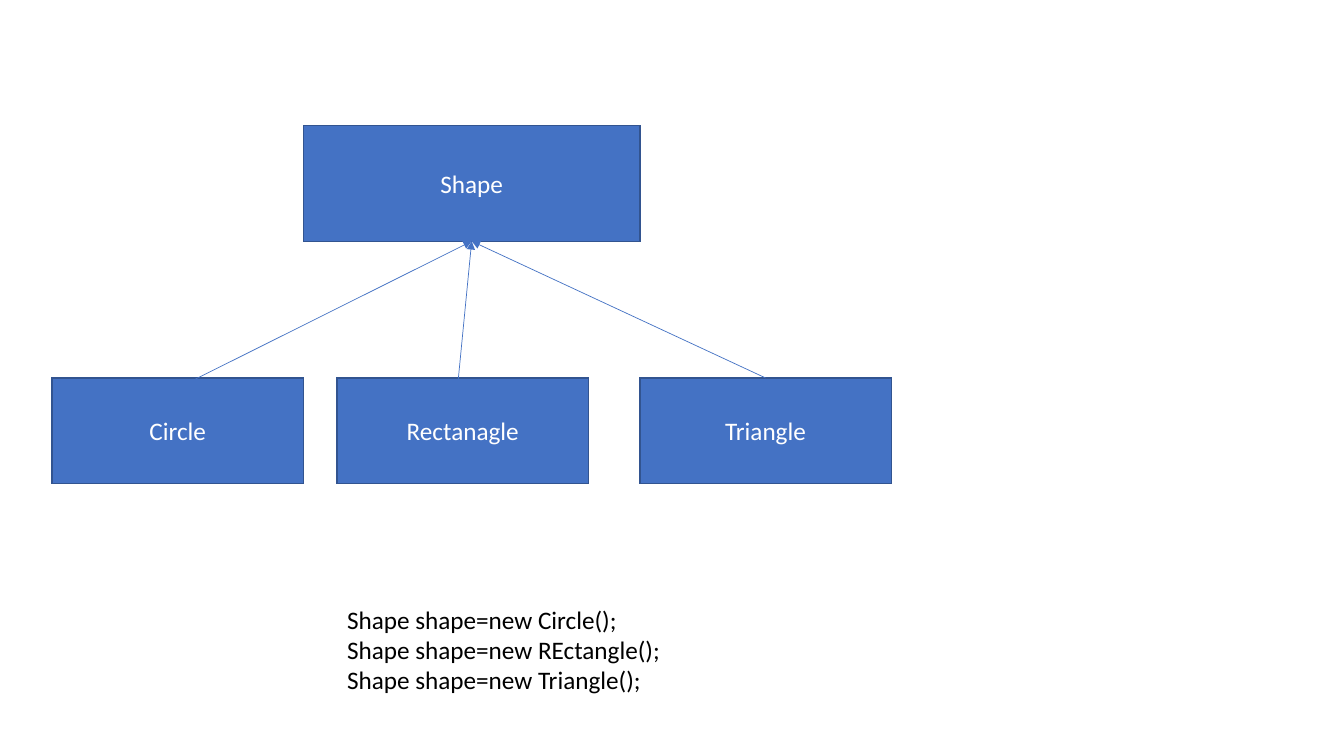
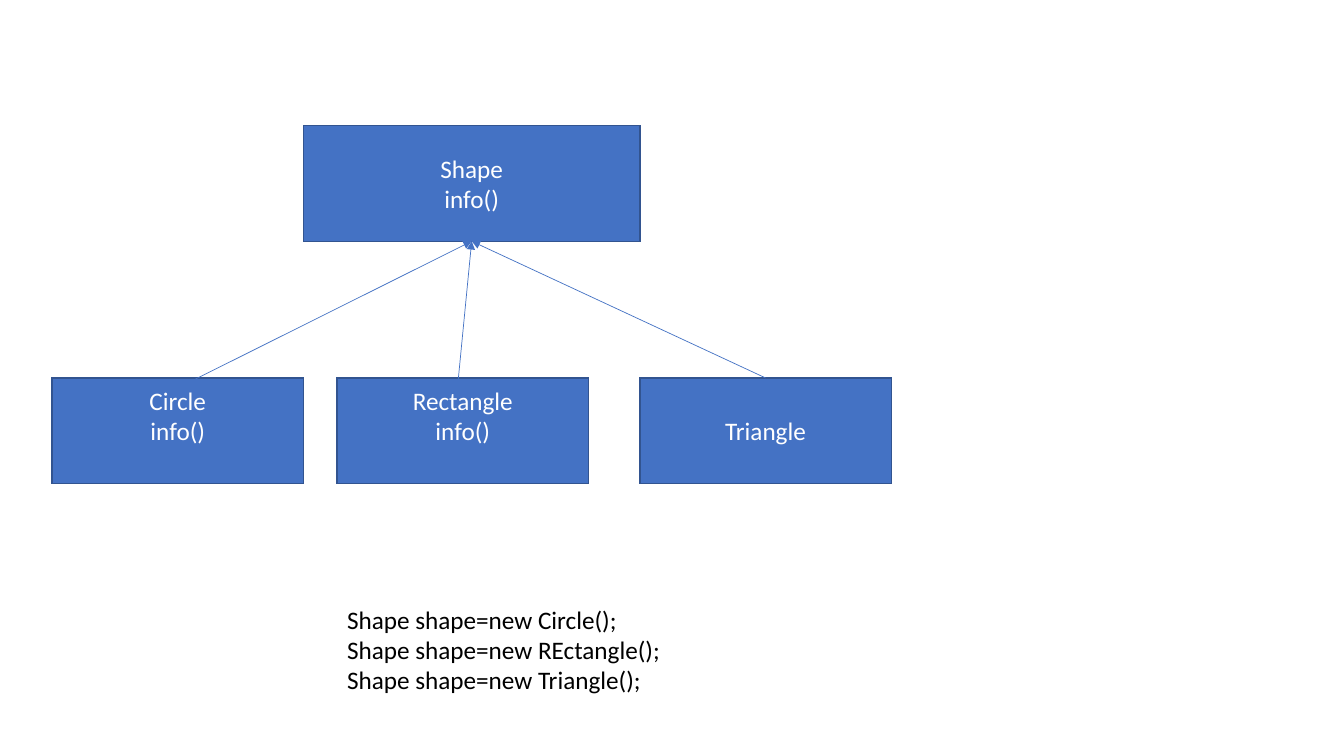
Before and after one commit to caprepo/java-jul, a slide deck: slide 24 of Java.pptx. Drawn at 1344x756 pixels with LibreOffice and Linux fonts; fonts in the diff are those of the drawing. Boxes give left, top, right and bottom in pixels: in the first picture for what was removed or moved away, otherwise in the second. Text is boxed around its words. In the diff, an @@ line names an element or a change of style, - is before the commit and + after.

```diff
--- a/Java.pptx
+++ b/Java.pptx
@@ text in rectangle at (444, 190, 499, 212): paragraph added @@
+info()
@@ text in rectangle at (413, 392, 513, 444): text changed @@
-Rectanagle
+Rectangle
+info()
@@ text in rectangle at (150, 422, 205, 444): paragraph added @@
+info()
```
Also in this commit, not shown: 21 slides added, 1 other file.
